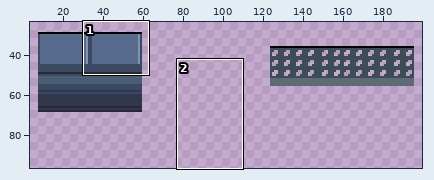
Sprite sheet -- assets/scenario.png. Above, an overview of the earlier version with the close-up marked.
Close-up. As it was:
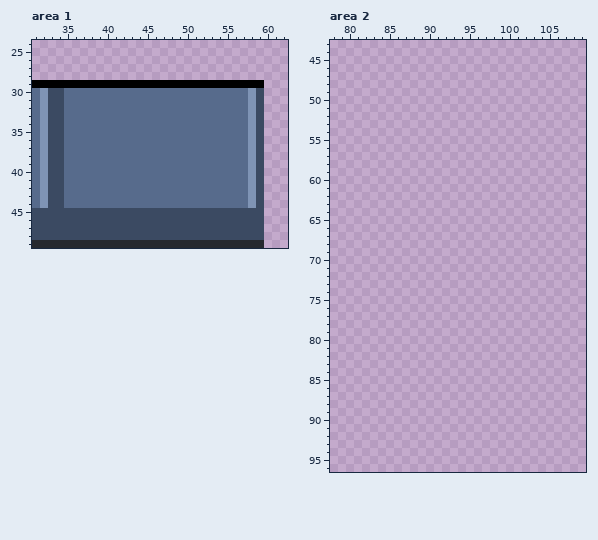
The file is 490x503 pixels. Shown: area 1: x 31..62, y 24..49; area 2: x 78..109, y 43..96. The wide view leaves out empty margins.
Once edited:
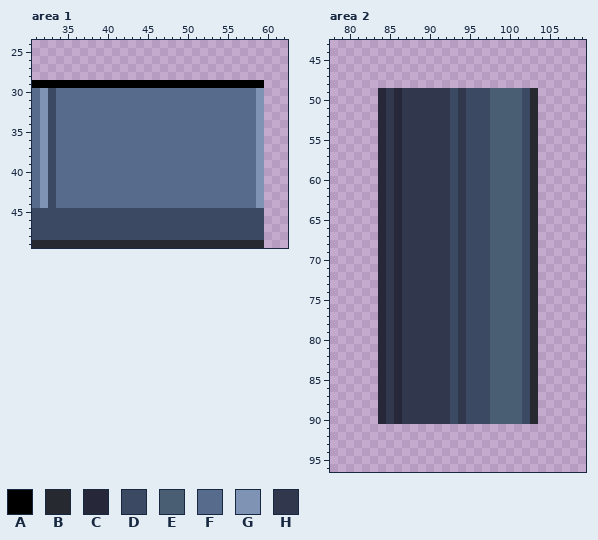
Palette (. is transparent): A #000000  B #26292f  C #262839  D #3b4a62  E #495e72  F #576b8c  G #7f94b5  H #31384d
Changes in this commit:
Changed rows in their new state; - is an unchanged pixel.
Area 1:
first column x 34:
30 F-----------------------FG
31 F-----------------------FG
32 F-----------------------FG
33 F-----------------------FG
34 F-----------------------FG
35 F-----------------------FG
36 F-----------------------FG
37 F-----------------------FG
38 F-----------------------FG
39 F-----------------------FG
40 F-----------------------FG
41 F-----------------------FG
42 F-----------------------FG
43 F-----------------------FG
44 F-----------------------FG
Area 2:
first column x 84:
49 CHCHHHHHHDHDDDEEEEDB
50 CHCHHHHHHDHDDDEEEEDB
51 CHCHHHHHHDHDDDEEEEDB
52 CHCHHHHHHDHDDDEEEEDB
53 CHCHHHHHHDHDDDEEEEDB
54 CHCHHHHHHDHDDDEEEEDB
55 CHCHHHHHHDHDDDEEEEDB
56 CHCHHHHHHDHDDDEEEEDB
57 CHCHHHHHHDHDDDEEEEDB
58 CHCHHHHHHDHDDDEEEEDB
59 CHCHHHHHHDHDDDEEEEDB
60 CHCHHHHHHDHDDDEEEEDB
61 CHCHHHHHHDHDDDEEEEDB
62 CHCHHHHHHDHDDDEEEEDB
63 CHCHHHHHHDHDDDEEEEDB
64 CHCHHHHHHDHDDDEEEEDB
65 CHCHHHHHHDHDDDEEEEDB
66 CHCHHHHHHDHDDDEEEEDB
67 CHCHHHHHHDHDDDEEEEDB
68 CHCHHHHHHDHDDDEEEEDB
69 CHCHHHHHHDHDDDEEEEDB
70 CHCHHHHHHDHDDDEEEEDB
71 CHCHHHHHHDHDDDEEEEDB
72 CHCHHHHHHDHDDDEEEEDB
73 CHCHHHHHHDHDDDEEEEDB
74 CHCHHHHHHDHDDDEEEEDB
75 CHCHHHHHHDHDDDEEEEDB
76 CHCHHHHHHDHDDDEEEEDB
77 CHCHHHHHHDHDDDEEEEDB
78 CHCHHHHHHDHDDDEEEEDB
79 CHCHHHHHHDHDDDEEEEDB
80 CHCHHHHHHDHDDDEEEEDB
81 CHCHHHHHHDHDDDEEEEDB
82 CHCHHHHHHDHDDDEEEEDB
83 CHCHHHHHHDHDDDEEEEDB
84 CHCHHHHHHDHDDDEEEEDB
85 CHCHHHHHHDHDDDEEEEDB
86 CHCHHHHHHDHDDDEEEEDB
87 CHCHHHHHHDHDDDEEEEDB
88 CHCHHHHHHDHDDDEEEEDB
89 CHCHHHHHHDHDDDEEEEDB
90 CHCHHHHHHDHDDDEEEEDB
